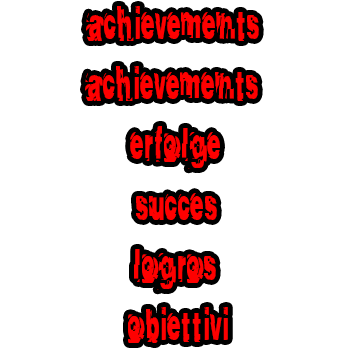
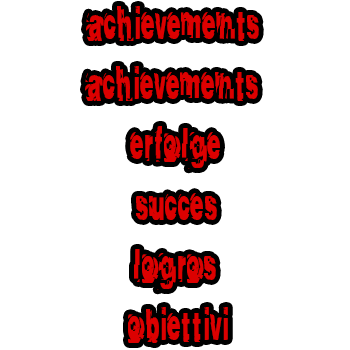
The second 350 × 350 image is a revision of the first. Changes to its layers:
painted on "obiettivi" over (x1=128, y1=307, x2=228, y2=343)
painted on "logros" over (x1=134, y1=249, x2=216, y2=290)
painted on "succes" over (x1=136, y1=193, x2=217, y2=220)
painted on "erfolge" over (x1=130, y1=126, x2=220, y2=169)
painted on "achievements" (1st of 2) over (x1=85, y1=66, x2=258, y2=101)
painted on "achievements" (2nd of 2) over (x1=86, y1=6, x2=259, y2=41)
